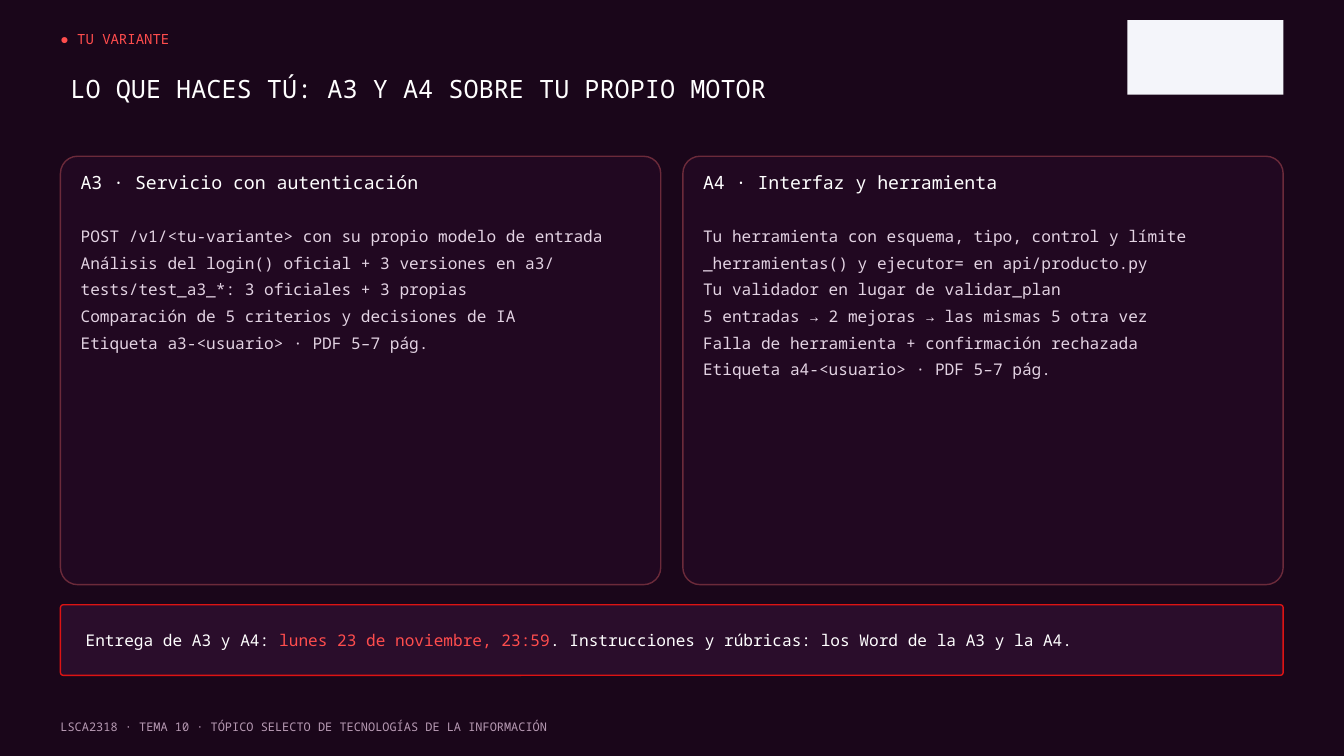
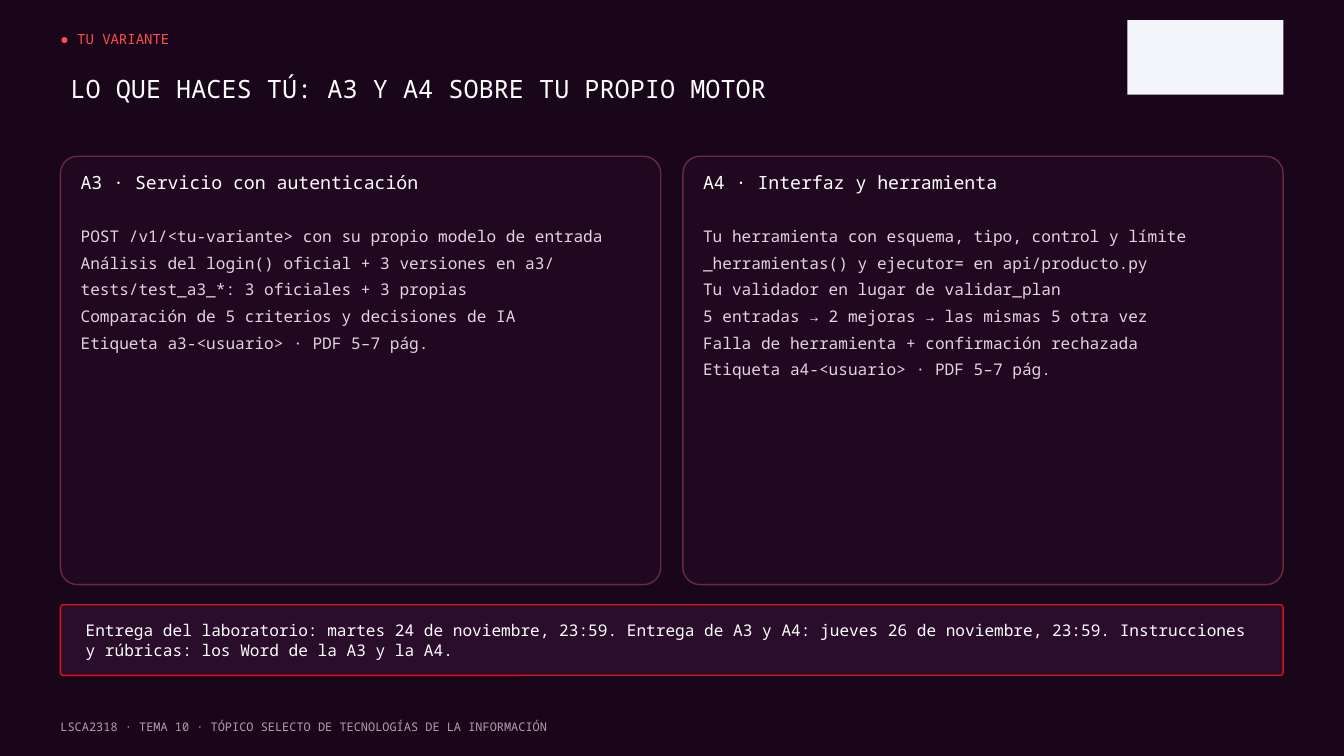
Before and after one commit to CyberProf-tecmi/lsca2318-lab-a3-a4, a slide deck: slide 10 of Presentacion_Laboratorio_A3_A4.pptx. Drawn at 1344x756 pixels with LibreOffice and Linux fonts; fonts in the diff are those of the drawing; background and template pictures are left out. Boxes give left, top, right and bottom in pixels: in the first picture for what was removed or moved away, otherwise in the second. Text is boxed around its words. In the diff, an @@ line names an element or a change of style, - is before the commit and + after.

Commit message:
Fechas nuevas y entrega del lab

```diff
--- a/Presentacion_Laboratorio_A3_A4.pptx
+++ b/Presentacion_Laboratorio_A3_A4.pptx
@@ text at <box>86,623,1246,660</box>: text changed @@
-Entrega de A3 y A4: lunes 23 de noviembre, 23:59. Instrucciones y rúbricas: los Word de la A3 y la A4.
+Entrega del laboratorio: martes 24 de noviembre, 23:59. Entrega de A3 y A4: jueves 26 de noviembre, 23:59. Instrucciones y rúbricas: los Word de la A3 y la A4.
```
Also in this commit, not shown: 3 other files.
